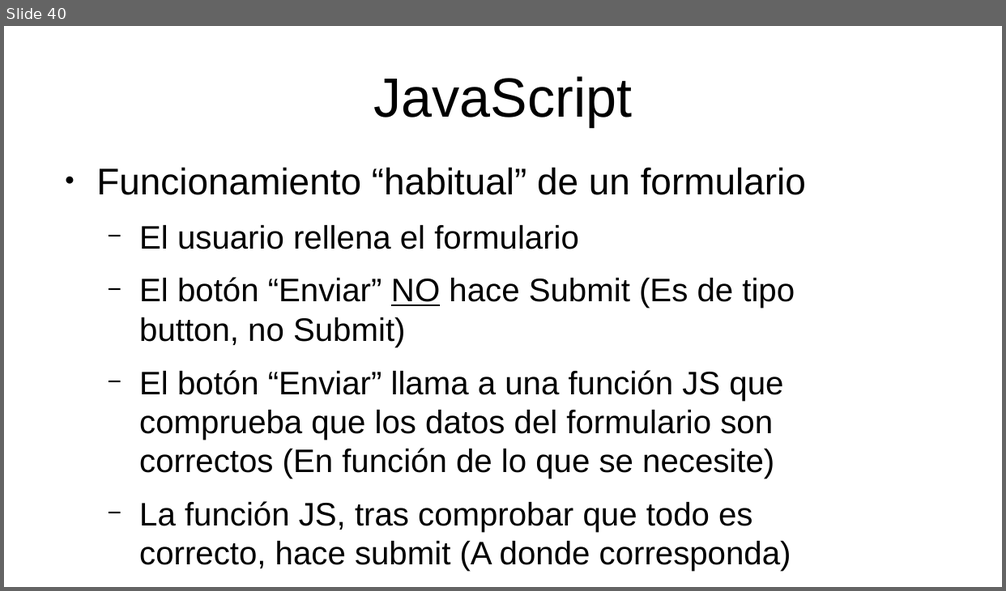
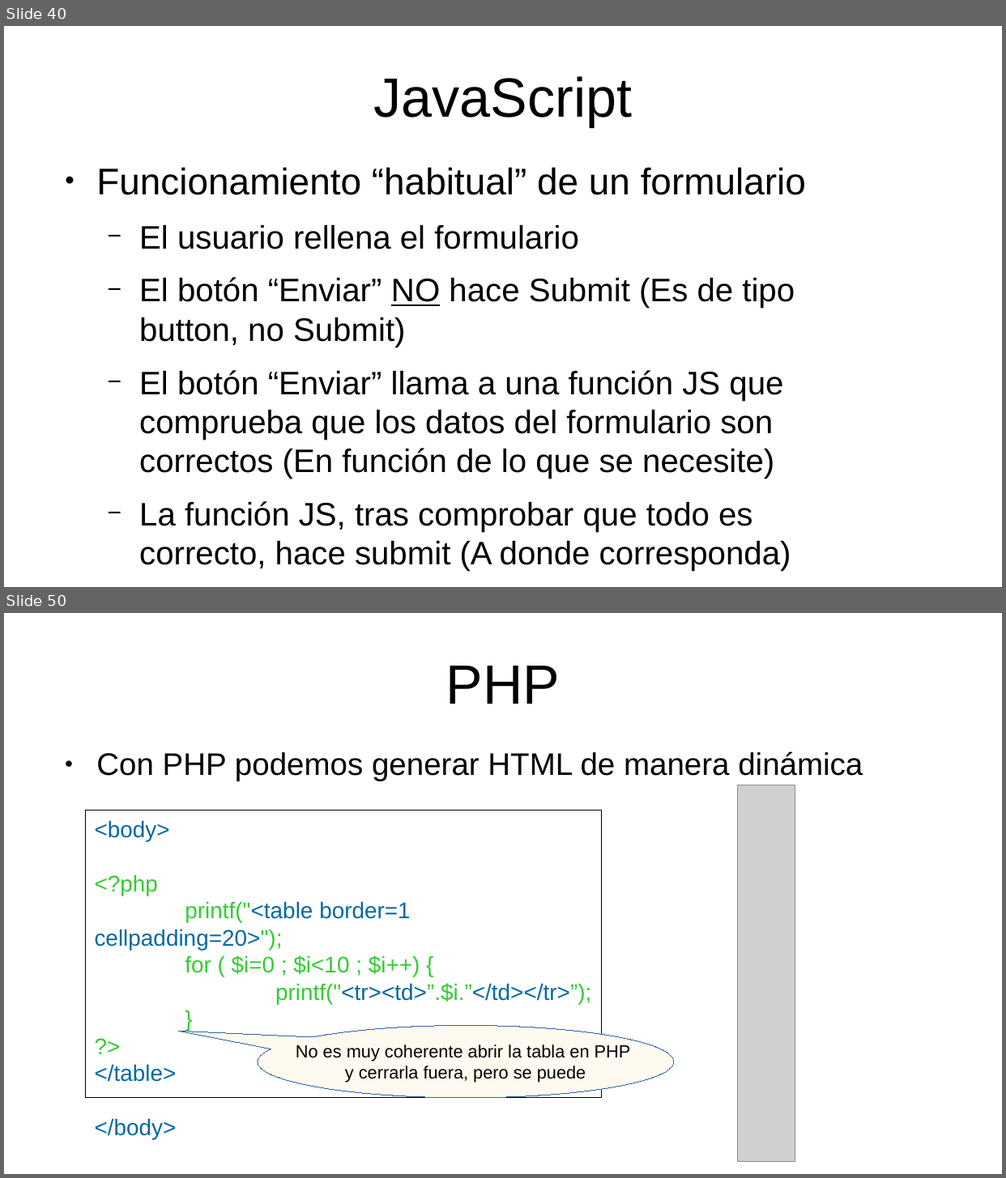
Before and after one commit to mikel-egana-aranguren/EHU-SGSSI-01, a slide deck: SistemasWeb/SistemasWeb.odp. Shown one above the other, each under a label of ours: slide 40 before the commit, slides 40 and 50 after it; the slides between them are not shown. The pictures are 1006x591 and 1006x1178 pixels, drawn with LibreOffice and Linux fonts; fonts in the diff are those of the drawing; grey boxes stand for pictures; background and template pictures are left out. Boxes give left, top, right and bottom in pixels: in the first picture for what was removed or moved away, otherwise in the second. Text is boxed around its words. In the diff, an @@ line names an element or a change of style, - is before the commit and + after.

```diff
--- a/SistemasWeb/SistemasWeb.odp
+++ b/SistemasWeb/SistemasWeb.odp
@@ slide 50 added at (x1=4, y1=613, x2=1002, y2=1174), background #FFFFFF @@
@@ title added at (x1=446, y1=666, x2=560, y2=704), 44 pt, text #000000 @@
+PHP
@@ text added at (x1=96, y1=752, x2=863, y2=781), 24.8 pt, text #000000 @@
+● Con PHP podemos generar HTML de manera dinámica
@@ picture added at (x1=738, y1=785, x2=795, y2=1161) @@
@@ rectangle added at (x1=86, y1=811, x2=602, y2=1098), outline #000000 0 pt, 18 pt, text #0369A3 @@
+<body>
+<?php
+printf("<table border=1 cellpadding=20>");
+for ( $i=0 ; $i<10 ; $i++) {
+printf("<tr><td>”.$i.”</td></tr>”);
+}
+?>
+</table>
+</body>
@@ speech bubble added at (x1=258, y1=1026, x2=674, y2=1098), fill #FFFAF0, outline #3465A4 0 pt, 14 pt, text #000000 @@
+No es muy coherente abrir la tabla en PHP
+y cerrarla fuera, pero se puede
```
Also in this commit, not shown: 17 other slides added, 20 other files.
